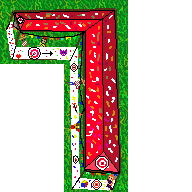
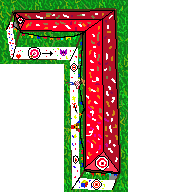
Before/after of a 192×192 layered artwork. What changed in the layer stack:
hid "pessoa 1" (2nd of 4) over [104, 174, 114, 192]
hid "pessoa 1" (3rd of 4) over [19, 35, 47, 47]
hid "pessoa 1" (4th of 4), painted on it over [19, 35, 42, 47]
painted on "Background" (1st of 2) over [19, 35, 114, 192]
